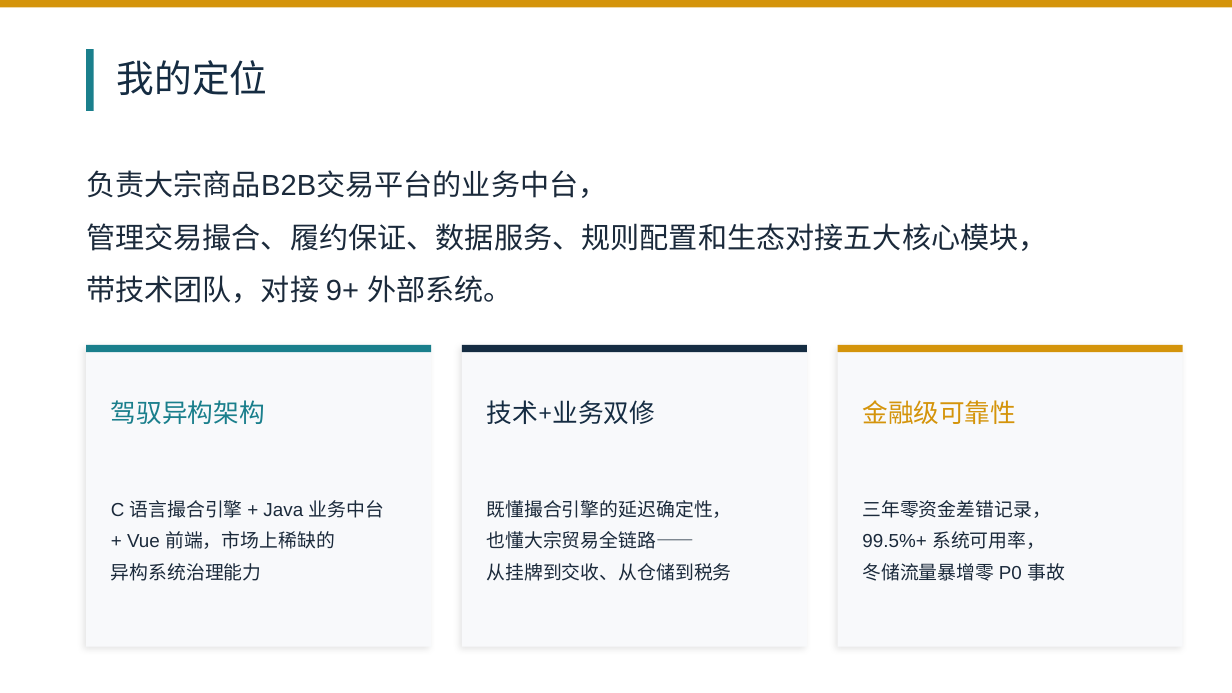
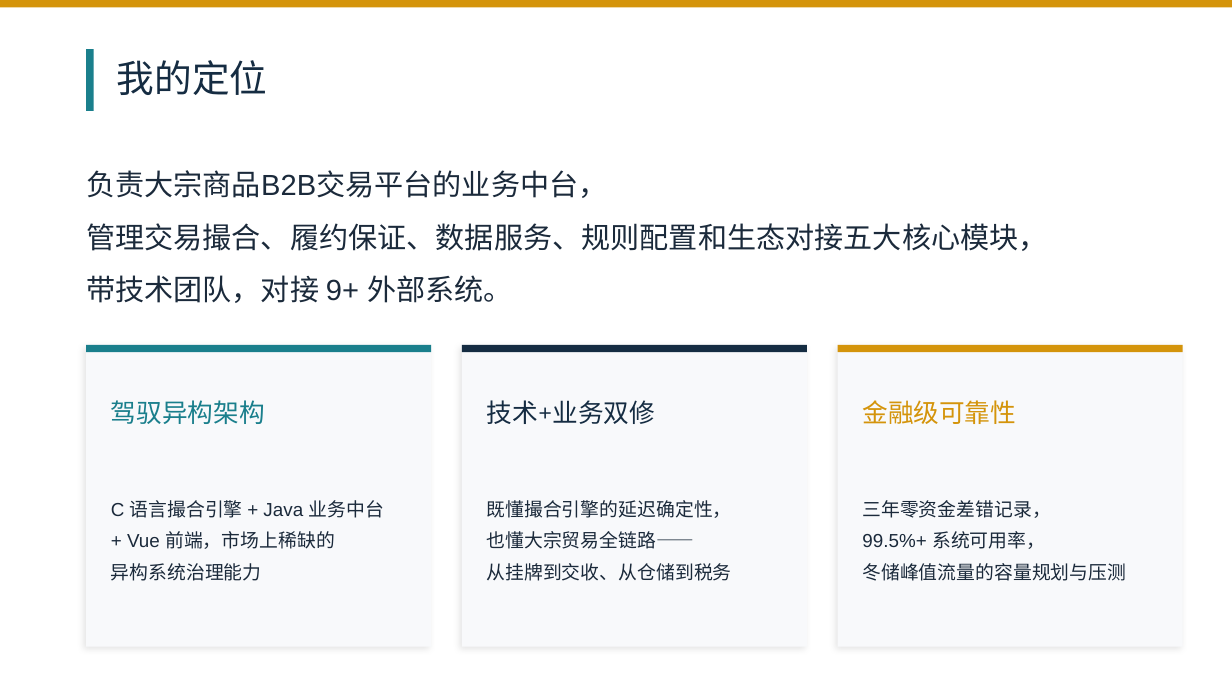
Before and after one commit to qq940043871/personal-investment-notes, a slide deck: slide 2 of 02-现货贸易/02-客户与案例/04-B2B技术经理-能力全景介绍.pptx. Drawn at 1232x693 pixels with LibreOffice and Linux fonts; fonts in the diff are those of the drawing. Boxes give left, top, right and bottom in pixels: in the first picture for what was removed or moved away, otherwise in the second. Text is boxed around its words. In the diff, an @@ line names an element or a change of style, - is before the commit and + after.

Commit message:
docs: 删除「冬储高峰连续两季零 P0」业绩表述，重导 PPT 与 PDF
- 简历/面试计划/技术管理三类文档统一移除该表述，保留 P95 200ms 等其余口径
- build-deck.mjs、build-intro.mjs 与 index.html 同步修改
- 三个 pptx 成品按新文案改写，render 目录两份 PDF 重新导出

```diff
--- a/02-现货贸易/02-客户与案例/04-B2B技术经理-能力全景介绍.pptx
+++ b/02-现货贸易/02-客户与案例/04-B2B技术经理-能力全景介绍.pptx
@@ text at [862, 563, 1126, 581]: text changed @@
-冬储流量暴增零 P0 事故
+冬储峰值流量的容量规划与压测
```
Also in this commit, not shown: 3 other slides changed, 16 other files.
